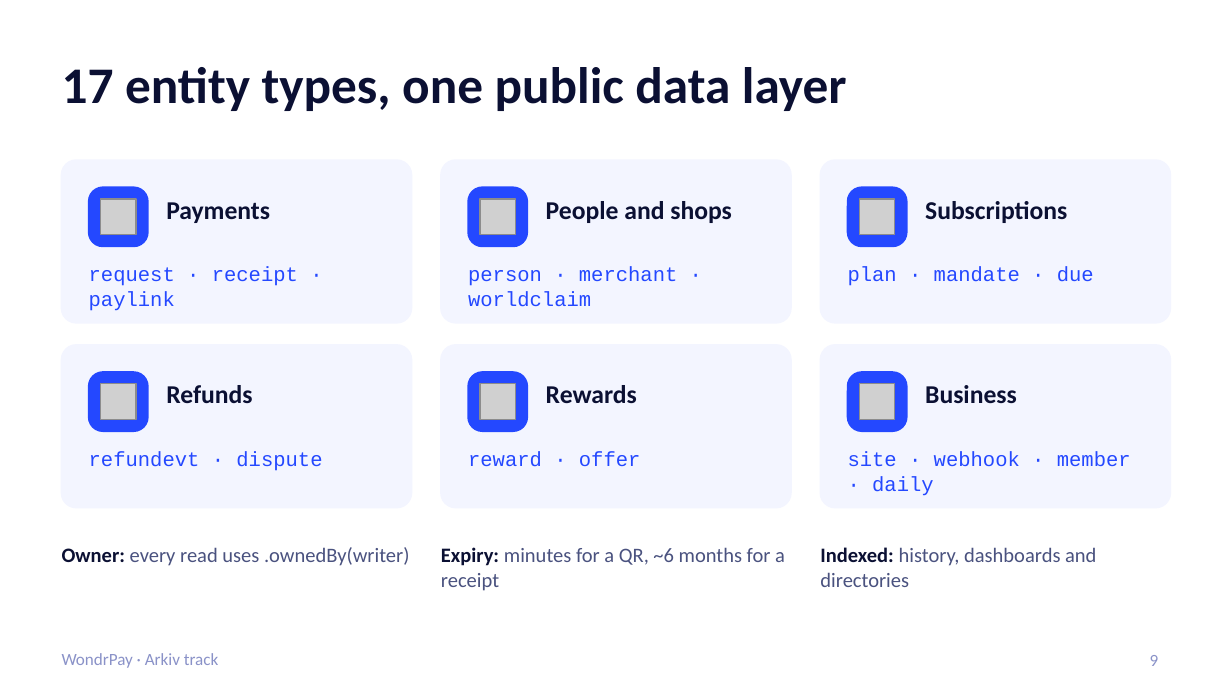
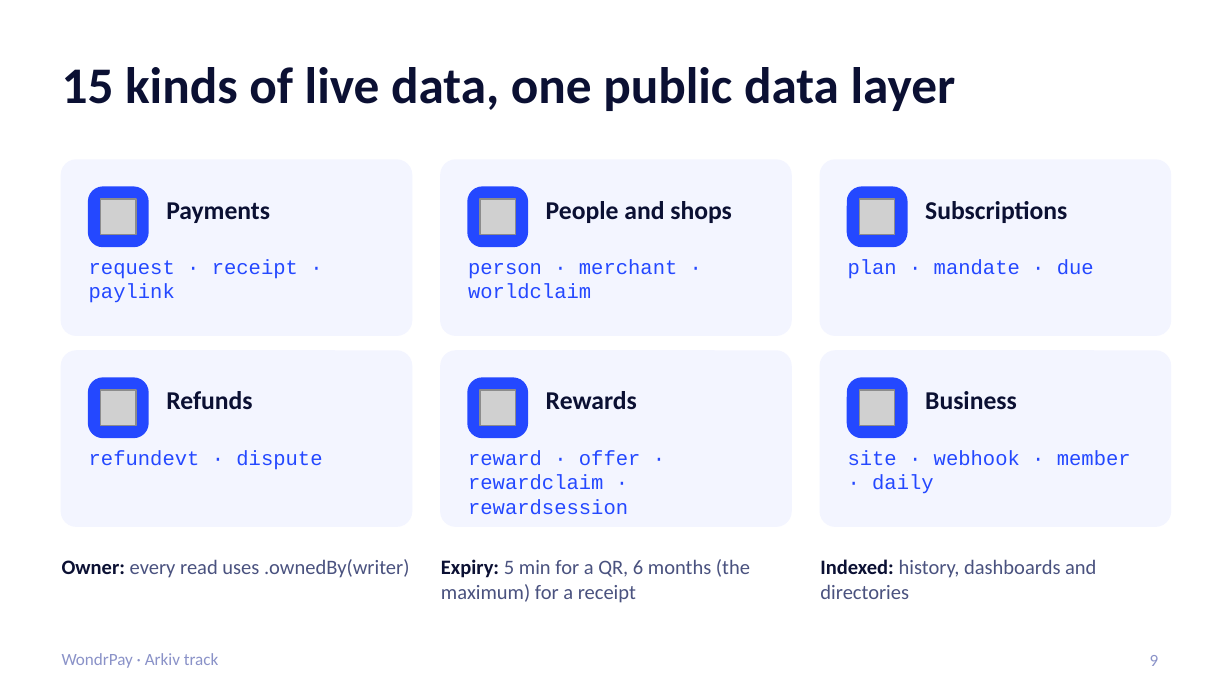
Before and after one commit to AmrendraTheCoder/whitepay, a slide deck: slide 9 of docs/pitch/decks/WondrPay-Arkiv.pptx. Drawn at 1232x693 pixels with LibreOffice and Linux fonts; fonts in the diff are those of the drawing; grey boxes stand for pictures. Boxes give left, top, right and bottom in pixels: in the first picture for what was removed or moved away, otherwise in the second. Text is boxed around its words. In the diff, an @@ line names an element or a change of style, - is before the commit and + after.

```diff
--- a/docs/pitch/decks/WondrPay-Arkiv.pptx
+++ b/docs/pitch/decks/WondrPay-Arkiv.pptx
@@ title at (62, 67, 956, 111): text changed @@
-17 entity types, one public data layer
+15 kinds of live data, one public data layer
@@ rounded rectangle: place and size @@
-rounded rectangle at (62, 160, 411, 323)
+rounded rectangle at (62, 160, 411, 335)
@@ rounded rectangle: place and size @@
-rounded rectangle at (441, 160, 791, 323)
+rounded rectangle at (441, 160, 791, 335)
@@ rounded rectangle: place and size @@
-rounded rectangle at (821, 160, 1170, 323)
+rounded rectangle at (821, 160, 1170, 335)
@@ text "request · receipt · paylink": place and size @@
-text "request · receipt · paylink" at (89, 267, 298, 311)
+text "request · receipt · paylink" at (89, 259, 298, 303)
@@ text "person · merchant · worldclaim": place and size @@
-text "person · merchant · worldclaim" at (468, 267, 677, 307)
+text "person · merchant · worldclaim" at (468, 259, 677, 299)
@@ text "plan · mandate · due": place and size @@
-text "plan · mandate · due" at (848, 267, 1094, 286)
+text "plan · mandate · due" at (848, 259, 1094, 279)
@@ rounded rectangle: place and size @@
-rounded rectangle at (62, 345, 411, 508)
+rounded rectangle at (62, 351, 411, 526)
@@ rounded rectangle: place and size @@
-rounded rectangle at (441, 345, 791, 508)
+rounded rectangle at (441, 351, 791, 526)
@@ proportions changed in 6 elements at (62, 160, 411, 335), (441, 160, 791, 335), (821, 160, 1170, 335), (62, 351, 411, 526), (441, 351, 791, 526), (821, 351, 1170, 526) @@
@@ rounded rectangle: place and size @@
-rounded rectangle at (821, 345, 1170, 508)
+rounded rectangle at (821, 351, 1170, 526)
@@ 3 pictures, 3 texts, 3 rounded rectangles: place and size @@
-3 pictures, 3 texts, 3 rounded rectangles at (89, 372, 1017, 431)
+3 pictures, 3 texts, 3 rounded rectangles at (89, 378, 1017, 437)
@@ text at (468, 450, 641, 515): text changed @@
-reward · offer
+reward · offer · rewardclaim · rewardsession
@@ text "Owner: every read uses .ownedBy(writer)": place and size @@
-text "Owner: every read uses .ownedBy(writer)" at (62, 547, 409, 566)
+text "Owner: every read uses .ownedBy(writer)" at (62, 559, 409, 578)
@@ text at (441, 559, 750, 603): text changed @@
-Expiry: minutes for a QR, ~6 months for a receipt
+Expiry: 5 min for a QR, 6 months (the maximum) for a receipt
@@ text "Indexed: history, dashboards and directories": place and size @@
-text "Indexed: history, dashboards and directories" at (820, 547, 1096, 587)
+text "Indexed: history, dashboards and directories" at (820, 559, 1096, 599)
```
Also in this commit, not shown: 1 other slide changed, 1 slide added, 1 slide removed, 5 other files.
